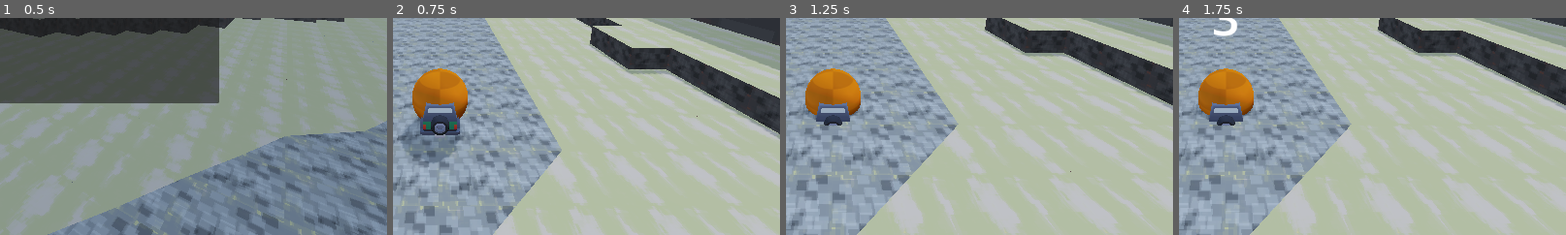
Above: before the commit, frames 1-4 (left to right).
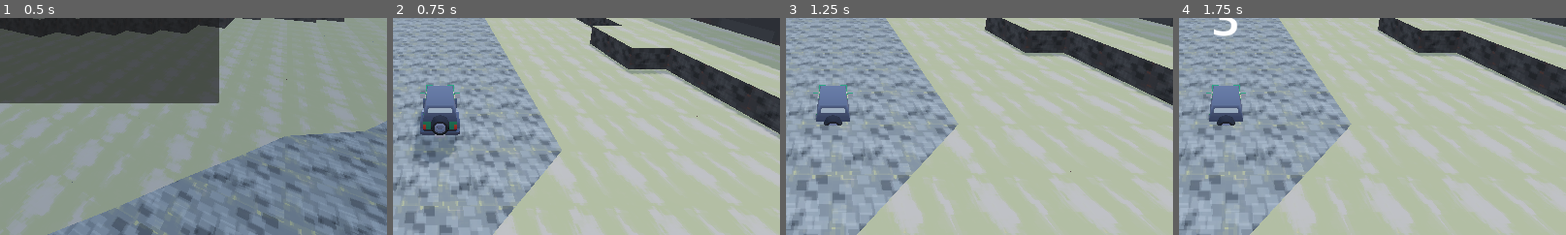
Above: after the commit, the same moments.

Repository: juhanakristian/ggj2025
Game: Godot game, scene res://scenes/main/main.tscn
Same seed, same stepped clock (60 frames per second), same inputs: the game is played once before the commit and once after it.
Inputs (mouse positions are % of the whole screen's width and height, from its top left):
- Up to frame 1 (0.5 s): no input
- Up to frame 2 (0.75 s): click "Start" at 0.5 s
- Up to frame 3 (1.25 s): no input
- Up to frame 4 (1.75 s): tap Enter at 1.25 s; move the mouse to (72, 45) at 1.27 s; hold D (steer_right) from 1.28 s (still down); hold E from 1.28 s (still down); click (72, 45) at 1.42 s
The pictures show only the part of the screen within x 44-94%, y 50-100%; the shares and areas given below are measured in that part.

Frame 1 is identical in both runs. In frame 2, 2.6% of the frame differs, in the area x 2-20%, y 23-64%; in frame 3, 2.2%; in frame 4, 2.2%.

Commit message:
fix: terrain collider position

Diff:
--- a/scenes/player/player.tscn
+++ b/scenes/player/player.tscn
@@ -239,6 +239,7 @@
 shape = SubResource("SphereShape3D_xqsyw")
 
 [node name="MeshInstance3D" type="MeshInstance3D" parent="CollisionShape3D"]
+visible = false
 mesh = SubResource("SphereMesh_l5k3u")
 skeleton = NodePath("../..")
 
--- a/scenes/tracks/main_track/assets/terrain_0_v_0.tscn
+++ b/scenes/tracks/main_track/assets/terrain_0_v_0.tscn
@@ -43,6 +43,9 @@
 
 [node name="terrain_0_v0" instance=ExtResource("1_lr60f")]
 
+[node name="CollisionShape3D" parent="@StaticBody3D@131898" index="0"]
+transform = Transform3D(1, 0, 0, 0, 1, 0, 0, 0, 1, -0.637253, 0.725864, -0.215683)
+
 [node name="Terrain01_RockBg2" type="MeshInstance3D" parent="." index="7"]
 transform = Transform3D(-4.37114e-08, 0, 1, 0, 1, 0, -1, 0, -4.37114e-08, 138.536, 0, -144.458)
 mesh = SubResource("ArrayMesh_000y5")
